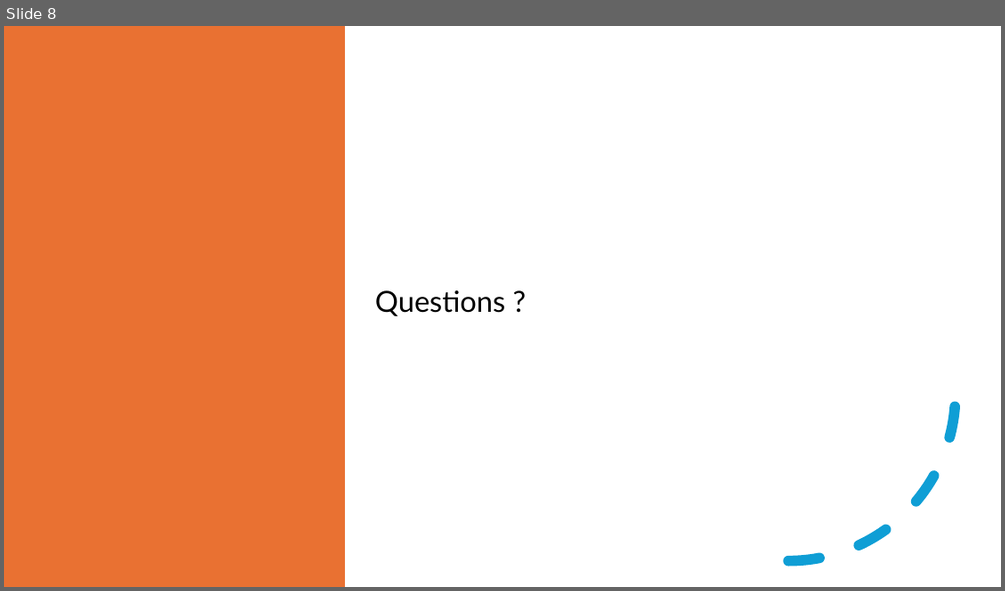
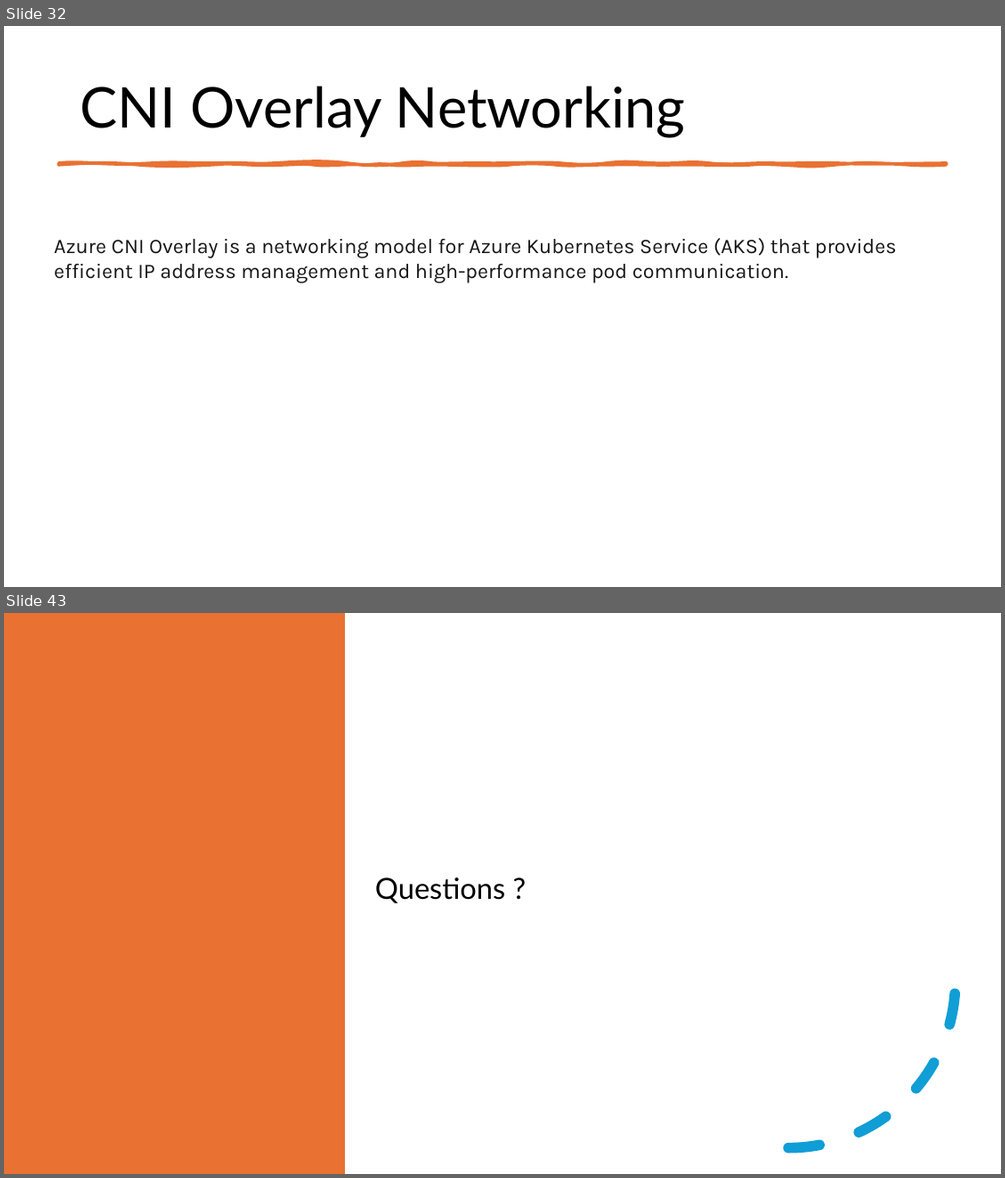
Before and after one commit to fhbilgen/AKSWorkshop, a slide deck: AKS_04_Networking.pptx. Shown one above the other, each under a label of ours: slide 8 before the commit, slides 32 and 43 after it; the slides between them are not shown. The pictures are 1005x591 and 1005x1178 pixels, drawn with LibreOffice and Linux fonts; fonts in the diff are those of the drawing. Boxes give left, top, right and bottom in pixels: in the first picture for what was removed or moved away, otherwise in the second. Text is boxed around its words. In the diff, an @@ line names an element or a change of style, - is before the commit and + after.

Commit message:
Adding topics to Networking

```diff
--- a/AKS_04_Networking.pptx
+++ b/AKS_04_Networking.pptx
@@ slide 32 added at bbox=[4, 26, 1001, 587], background #FFFFFF @@
@@ title added at bbox=[80, 86, 685, 138], 54 pt, text #000000 @@
+CNI Overlay Networking
@@ freeform shape added at bbox=[58, 163, 947, 164], fill #E97132, outline #E97132 3.25 pt @@
@@ text added at bbox=[54, 238, 897, 283], 20 pt, text #161616 @@
+Azure CNI Overlay is a networking model for Azure Kubernetes Service (AKS) that provides efficient IP address management and high-performance pod communication.
@@ what was slide 8 is now slide 43 @@
```
Also in this commit, not shown: 34 other slides added, 6 other files.
